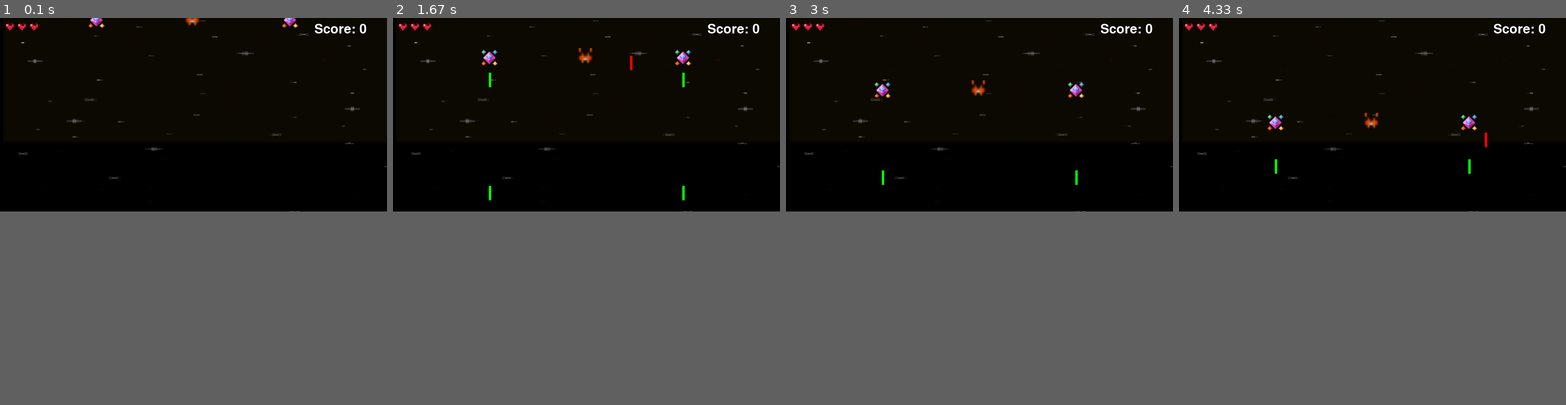
Above: before the commit, frames 1-4 (left to right).
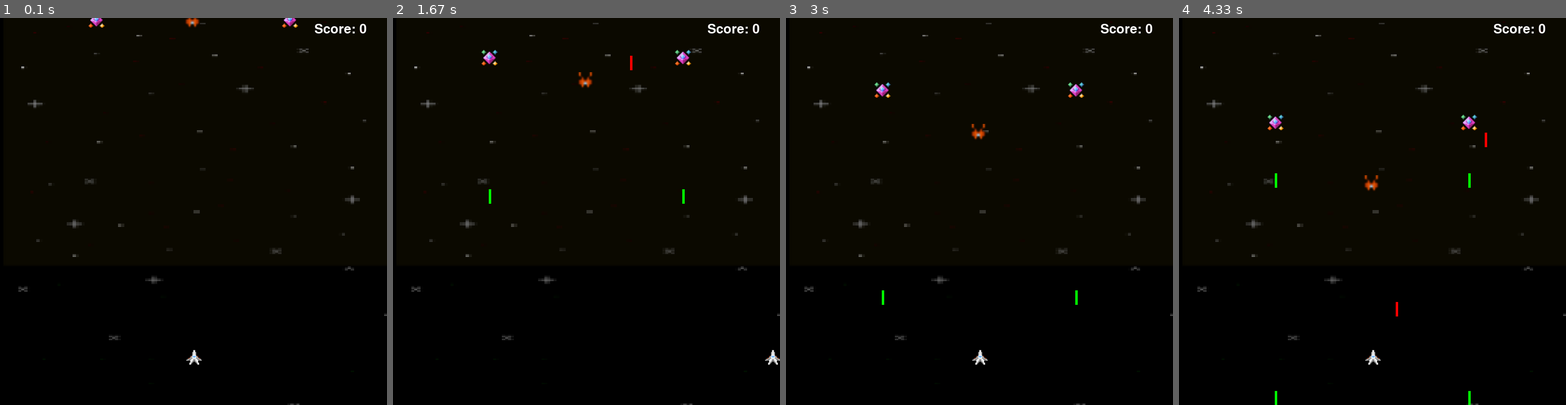
Above: after the commit, the same moments.

Repository: Nikolas-05/Pygame-Demo
Game: pygame game, started from Main.py
The game is run twice, just before and just after one commit, with the same random seed, the same clock (stepped at 60 frames per second) and the same inputs.
Inputs:
- Up to frame 1 (0.1 s): no input
- Up to frame 2 (1.67 s): hold Space 0.33-0.8 s; hold Right 0.33-0.8 s; hold Right 0.83-1.3 s; hold Right from 1.33 s (still down)
- Up to frame 3 (3 s): release Right at 1.8 s; hold Left 1.83-2.37 s; hold Left 2.4-2.8 s; hold Right from 2.83 s (still down)
- Up to frame 4 (4.33 s): release Right at 3.47 s; tap Space at 3.5, 3.9, 4.2 s; hold Left 3.83-4.3 s
The window is 800x400 before the commit and 800x800 after it. Grey fills any space a smaller window leaves; there, only what the larger window draws over its background counts as a difference.

The runs differ from the first frame. In frame 1, 1.0% of the frame differs, in the area x 1-100%, y 0-100%; in frame 2, 1.2%; in frame 3, 1.3%; in frame 4, 1.3%.

Commit message:
fixed wave and added faster enemy

Diff:
--- a/Main.py
+++ b/Main.py
@@ -9,13 +9,12 @@
 import Score
 import Background
 import ShootingEnemy
-from Lives import Lives
 #Initialize everything
 pg.init()
 
 
 window_width = 800
-window_height = 400
+window_height = 800
 screen = pg.display.set_mode((window_width,window_height), pg.SCALED | pg.RESIZABLE)
 background= Background.Background(window_width, window_height)
 
@@ -26,10 +25,6 @@
 enemies = []
 last_laser_timer = 0
 time_between_shot =  .5
-
-keys = pg.key.get_pressed()
-num_enemy = 10
-
 score_obj = Score.Score(650,10, None, 40)
 score = 0
 
@@ -37,47 +32,19 @@
 waves = open("waves.txt", "r")
 
 def progressWave(waves):
-    line = waves.readline()
+    line = waves.readline().rstrip("\r\n")
     line = list(line)
     if not line:
         return
     while line[0] == "#":
-        line = waves.readline().strip()
+        line = waves.readline().rstrip("\r\n")
         line = list(line)
     for i in range(len(line)):
         x_pos = window_width/(len(line)+1)*(i+1)
         if line[i] == "S":
-            enemies.append(ShootingEnemy.ShootingEnemy(x_pos, y = 0, scale = 2))
+            enemies.append(ShootingEnemy.ShootingEnemy(x_pos, y = 0, scale = 2, laser_time=1))
         elif line[i] == "E":
             enemies.append(Enemy.Enemy(x_pos, y = 0, scale = 5))
-
-lives = Lives()
-
-
-def game_over():                           # added: the outro, used by both ways of losing the last life
-    outro_bg = pg.transform.smoothscale(pg.image.load('Galaxy_background_black.PNG').convert(), screen.get_size())
-    title = pg.font.Font(None, 72).render('Good Game Engineer', True, 'white')
-    prompt = pg.font.Font(None, 32).render('See you Again', True, 'white')
-    while keys[pg.K_SPACE]:            # added: wait for the shoot button to be let go first
-
-        pg.event.pump()                          # added
-
-
-
-    while not keys[pg.K_SPACE]:
-        for event in pg.event.get():
-            if event.type == pg.QUIT:
-                pg.quit()
-                sys.exit()
-        screen.blit(outro_bg, (0, 0))  # adjusted: was intro_bg
-        screen.blit(title, title.get_rect(center=(400, 150)))
-        screen.blit(prompt, prompt.get_rect(center=(400, 260)))
-        pg.display.update()
-        clock.tick(60)
-    pg.quit()                              # added
-    sys.exit()
-
-
 
 while True:
 
@@ -102,7 +69,6 @@
 
     player.move(dt, keys)
 
-
     #Game update section
     if not enemies:
         progressWave(waves)
@@ -115,7 +81,10 @@
     lasers = [laser for laser in lasers if not laser.destroyed]
 
     for enemy in enemies:
-        enemy.move(dt, v_x=0, v_y = 50)
+        if not isinstance(enemy,ShootingEnemy.ShootingEnemy):
+            enemy.move(dt, v_x=0, v_y = 80)
+        else:
+            enemy.move(dt, v_x=0, v_y = 50)
         enemy.update()
         enemy.show(screen)
 
@@ -129,16 +98,11 @@
             laser.destroy(enemy)
     enemies = [enemy for enemy in enemies if not enemy.destroyed]
 
-    # if pg.sprite.spritecollide(player, enemies, True):
-    #     lives.lose_life(1)
-    # speed_boost = 0                       # added: a collision puts enemies back to their original speed
-    # if lives.out_of_lives():
-    #     game_over()
 
     text = "Score: " + str(score)
     score_obj.update(text, screen)
     player.update()
     player.show(screen)
-    lives.draw(screen)
+
     pg.display.update()
     dt = clock.tick(60)/1000
